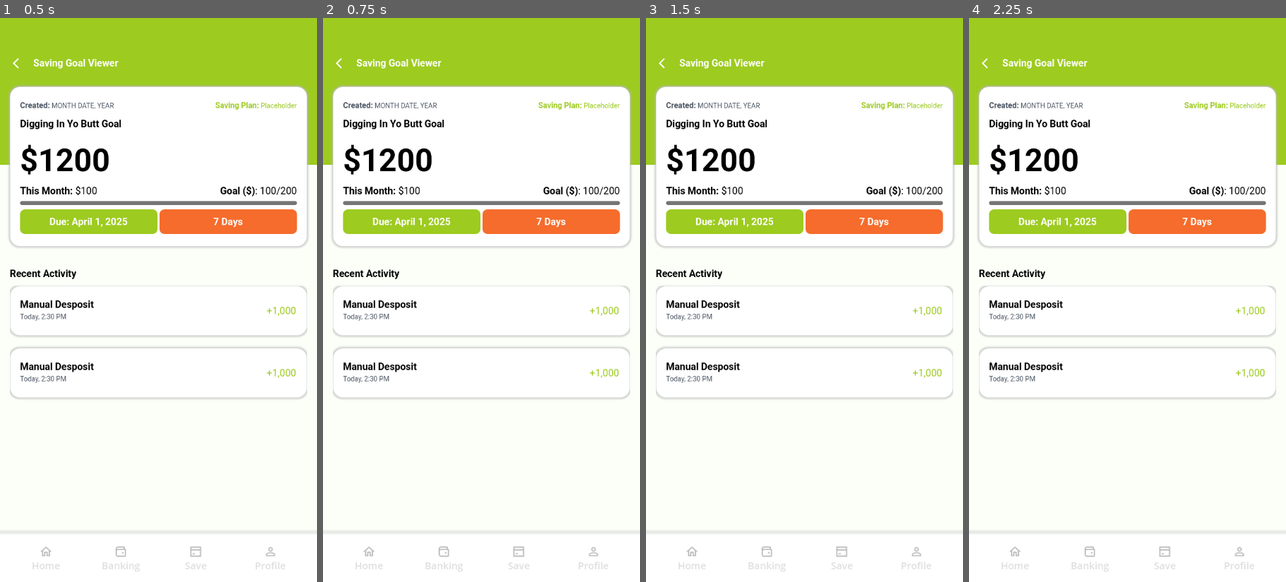
Above: before the commit, frames 1-4 (left to right).
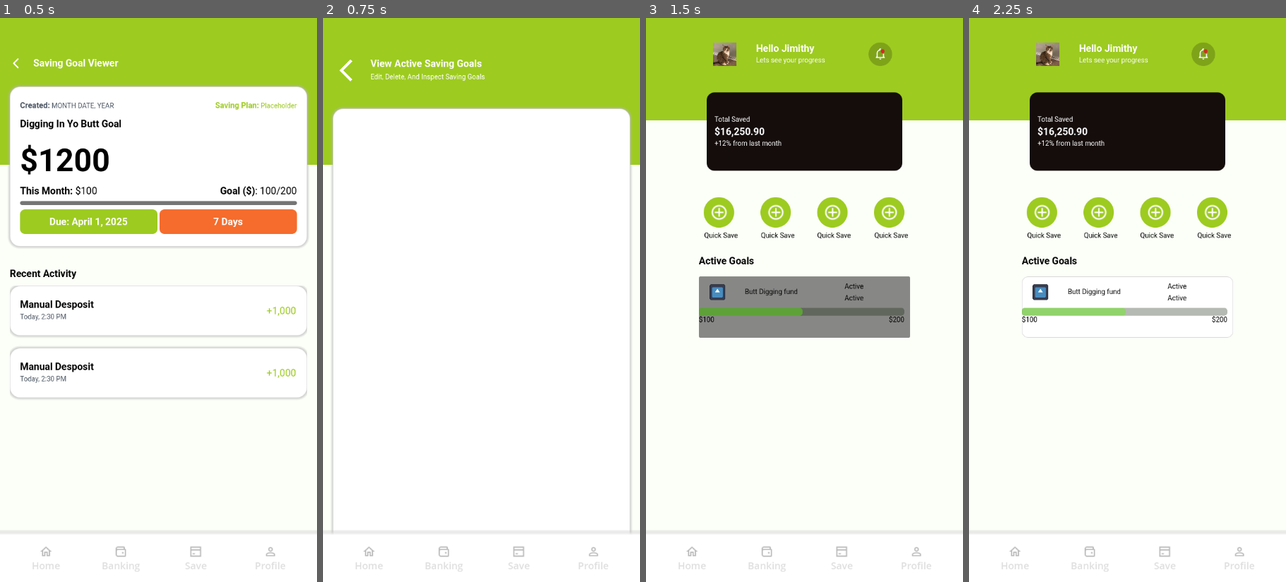
Above: after the commit, the same moments.

Repository: JUB-Yoush/4443-project
Game: Godot game, scene res://views/saving_goal_details.tscn
The game is run twice, just before and just after one commit, with the same random seed, the same clock (stepped at 60 frames per second) and the same inputs. The project has no main scene, so this scene is started directly. The engine's default icon, where the game draws it, is replaced by a stand-in: a white triangle on a blue panel in a dark square.
Inputs (mouse positions are in pixels of both pictures, inside the frame that each line leads up to; where the layout moved, square brackets give the same spot in the first picture):
- Up to frame 1 (0.5 s): no input
- Up to frame 2 (0.75 s): click (481, 63) at 0.5 s
- Up to frame 3 (1.5 s): click (804, 68) [804, 63] at 1.25 s
- Up to frame 4 (2.25 s): click (1203, 51) at 2.02 s

Frame 1 is identical in both runs. In frame 2, 13% of the frame differs, in the area x 2-98%, y 7-91%; in frame 3, 27%, in the area x 0-100%, y 4-68%; in frame 4, 22%.

Commit message:
Return buttons

Diff:
--- /dev/null
+++ b/new_game_project/models/saving_goal_details.gd
@@ -0,0 +1,6 @@
+extends Control
+
+@onready var return_btn:Button = $PanelContainer/MarginContainer/VBoxContainer/Button2
+
+func _ready() -> void:
+	return_btn.pressed.connect(func(): get_tree().change_scene_to_file("res://views/saving_goals_viewer.tscn"))
--- /dev/null
+++ b/new_game_project/models/saving_goals_viewer.gd
@@ -0,0 +1,5 @@
+extends Control
+@onready var return_btn:Button = $PanelContainer/MarginContainer/VBoxContainer/Button2
+
+func _ready() -> void:
+	return_btn.pressed.connect(func(): get_tree().change_scene_to_file("res://views/home.tscn"))
--- a/new_game_project/views/saving_goal_details.tscn
+++ b/new_game_project/views/saving_goal_details.tscn
@@ -1,6 +1,7 @@
-[gd_scene load_steps=8 format=3 uid="uid://vy4hw2o3yso1"]
+[gd_scene load_steps=9 format=3 uid="uid://vy4hw2o3yso1"]
 
 [ext_resource type="Theme" uid="uid://b8o6p1tkrcyh8" path="res://assets/themes/mainScreen.tres" id="1_tf6cl"]
+[ext_resource type="Script" uid="uid://drd8o86mlvsjp" path="res://models/saving_goal_details.gd" id="1_uw2u0"]
 [ext_resource type="PackedScene" uid="uid://cvq00dll7ofrn" path="res://views/navbar.tscn" id="2_0a7ti"]
 [ext_resource type="Texture2D" uid="uid://d34k82ycxei5u" path="res://assets/ui/icons/Back Arrow.png" id="2_uw2u0"]
 
@@ -29,6 +30,7 @@
 anchor_bottom = 1.0
 grow_horizontal = 2
 grow_vertical = 2
+script = ExtResource("1_uw2u0")
 
 [node name="PanelContainer" type="PanelContainer" parent="."]
 layout_mode = 1
--- a/new_game_project/views/saving_goals_viewer.tscn
+++ b/new_game_project/views/saving_goals_viewer.tscn
@@ -1,16 +1,18 @@
-[gd_scene load_steps=4 format=3 uid="uid://b6eiqrehx354c"]
+[gd_scene load_steps=5 format=3 uid="uid://b6eiqrehx354c"]
 
 [ext_resource type="PackedScene" uid="uid://cvq00dll7ofrn" path="res://views/navbar.tscn" id="1_0a5sx"]
 [ext_resource type="Theme" uid="uid://b8o6p1tkrcyh8" path="res://assets/themes/mainScreen.tres" id="1_jax1f"]
+[ext_resource type="Script" uid="uid://bnu3l5fgdey18" path="res://models/saving_goals_viewer.gd" id="1_s6dev"]
 [ext_resource type="Texture2D" uid="uid://d34k82ycxei5u" path="res://assets/ui/icons/Back Arrow.png" id="2_snt7v"]
 
-[node name="Control" type="Control"]
+[node name="SavingGoalsViewer" type="Control"]
 layout_mode = 3
 anchors_preset = 15
 anchor_right = 1.0
 anchor_bottom = 1.0
 grow_horizontal = 2
 grow_vertical = 2
+script = ExtResource("1_s6dev")
 
 [node name="PanelContainer" type="PanelContainer" parent="."]
 layout_mode = 1
Not shown, added: new_game_project/models/saving_goal_details.gd.uid
Not shown, added: new_game_project/models/saving_goals_viewer.gd.uid
